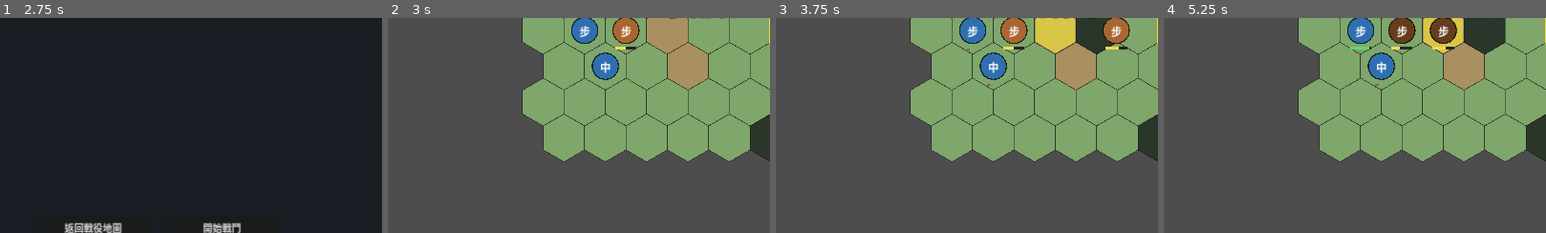
Above: before the commit, frames 1-4 (left to right).
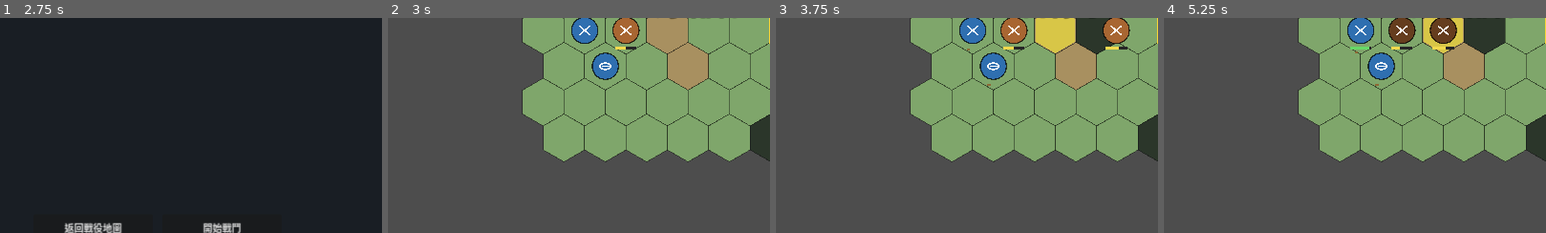
Above: after the commit, the same moments.

Repository: Fischer-Zhang/WorldWarII
Game: Godot game, scene res://scenes/main_menu.tscn
Same seed, same stepped clock (60 frames per second), same inputs: the game is played once before the commit and once after it.
Inputs:
- Up to frame 1 (2.75 s): click "戰役" at 0.5 s; click "教學戰役 0 (0/6) 從基礎操作到進階機制的短關卡序列…" at 1.25 s; click "開始選定作戰" at 2 s
- Up to frame 2 (3 s): click "開始戰鬥" at 2.75 s
- Up to frame 3 (3.75 s): click "結束 教學部隊 回合 (T1)" at 3.5 s
- Up to frame 4 (5.25 s): click "圖例 (H)" at 4.25 s; click "關閉" at 5 s
The pictures show only the part of the screen within x 0-50%, y 43-93%; the shares and areas given below are measured in that part.

Frame 1 is identical in both runs. In frame 2, 0.3% of the frame differs, in the area x 50-64%, y 3-26%; in frame 3, 0.4%; in frame 4, 0.5%, in the area x 50-75%, y 3-26%.

Commit message:
Replace CJK unit glyphs with NATO-style symbols
Unit tokens drew a single Traditional-Chinese character (步/中/砲...) in the
faction circle — illegible to most reviewers and reading as a prototype.
Replace it with NATO APP-6-flavoured symbols built entirely from primitives
(no sprite assets, language-neutral): infantry X, armour oval (plain / lined /
filled for light / medium / heavy), artillery dot, anti-armour wedge, engineer
gate, airborne wing, rocket arrow. Icon colour adapts to faction-circle
luminance so it stays legible on any faction colour.

Verified by rendering all 11 types over light and dark factions; existing
overlays (overwatch, rank, dig-in, HP bar, suppression) and the
DataLoader-generated help unit table are unaffected.

Co-Authored-By: Claude Opus 4.8 (1M context) <noreply@anthropic.com>

Diff:
--- a/scripts/units/unit.gd
+++ b/scripts/units/unit.gd
@@ -6,19 +6,10 @@
 const RADIUS := 22.0
 const HP_BAR_WIDTH := 36.0
 const HP_BAR_HEIGHT := 4.0
-const SHORT_LABELS := {
-	"infantry": "步",
-	"mg_team": "MG",
-	"at_gun": "反",
-	"light_tank": "輕",
-	"medium_tank": "中",
-	"artillery": "砲",
-	"paratrooper": "傘",
-	"engineer": "工",
-	"tank_destroyer": "殲",
-	"heavy_tank": "重",
-	"rocket_artillery": "箭",
-}
+# Unit type is drawn as a NATO-style military symbol built from primitives
+# (language-neutral, no sprite assets). See _draw_unit_icon().
+const ICON_EXTENT := 9.0
+const ICON_WIDTH := 2.6
 
 const MAX_DIG_IN := 3
 const CombatModifiers := preload("res://scripts/combat/combat_modifiers.gd")
@@ -263,13 +254,11 @@
 	draw_circle(Vector2.ZERO, RADIUS, fill_color)
 	draw_arc(Vector2.ZERO, RADIUS, 0, TAU, 32, Color(0, 0, 0, 0.7), 2.0)
 
-	# Unit-type short label
-	var label := String(SHORT_LABELS.get(type_id, "?"))
-	var font := ThemeDB.fallback_font
-	var font_size := 18
-	var text_size := font.get_string_size(label, HORIZONTAL_ALIGNMENT_CENTER, -1, font_size)
-	draw_string(font, Vector2(-text_size.x / 2.0, text_size.y / 3.0), label,
-		HORIZONTAL_ALIGNMENT_CENTER, -1, font_size, Color(1, 1, 1))
+	# Unit-type NATO-style symbol (primitives only — language-neutral, no assets).
+	# Pick a light or dark icon so it stays legible on any faction colour.
+	var icon_color := Color(1, 1, 1, 0.97) if fill_color.get_luminance() < 0.55 \
+		else Color(0.08, 0.08, 0.1, 0.95)
+	_draw_unit_icon(icon_color)
 
 	# HP bar (only if damaged)
 	if hp < max_hp:
@@ -323,6 +312,66 @@
 				false, 0.8
 			)
 
+func _draw_unit_icon(col: Color) -> void:
+	# NATO APP-6-flavoured icons, drawn inside the faction circle from primitives.
+	# Infantry = crossed X, armour = horizontal oval, artillery = filled dot,
+	# anti-armour = open wedge, engineer = gate, airborne = wing, rocket = arrow.
+	var s := ICON_EXTENT
+	match type_id:
+		"infantry":
+			_icon_infantry(s, col)
+		"mg_team":
+			_icon_infantry(s, col)
+			draw_line(Vector2(-s, 0), Vector2(s, 0), col, ICON_WIDTH)  # heavy-weapons bar
+		"paratrooper":
+			_icon_infantry(s, col)
+			draw_arc(Vector2(0, -s * 0.2), s, PI, TAU, 16, col, ICON_WIDTH)  # airborne wing
+		"light_tank":
+			_icon_armor(s, col, false)
+		"medium_tank":
+			_icon_armor(s, col, false)
+			draw_line(Vector2(-s * 0.7, 0), Vector2(s * 0.7, 0), col, ICON_WIDTH)
+		"heavy_tank":
+			_icon_armor(s, col, true)
+		"tank_destroyer":
+			_icon_armor(s, col, false)
+			_icon_wedge(s * 0.6, col)
+		"at_gun":
+			_icon_wedge(s, col)
+		"artillery":
+			draw_circle(Vector2.ZERO, s * 0.5, col)
+		"rocket_artillery":
+			draw_circle(Vector2.ZERO, s * 0.42, col)
+			draw_line(Vector2(0, -s * 0.2), Vector2(0, -s - 2.0), col, ICON_WIDTH)
+			draw_line(Vector2(0, -s - 2.0), Vector2(-3.0, -s + 1.5), col, ICON_WIDTH)
+			draw_line(Vector2(0, -s - 2.0), Vector2(3.0, -s + 1.5), col, ICON_WIDTH)
+		"engineer":
+			draw_line(Vector2(-s, s * 0.55), Vector2(-s, -s * 0.45), col, ICON_WIDTH)
+			draw_line(Vector2(-s, -s * 0.45), Vector2(s, -s * 0.45), col, ICON_WIDTH)
+			draw_line(Vector2(s, -s * 0.45), Vector2(s, s * 0.55), col, ICON_WIDTH)
+		_:
+			draw_circle(Vector2.ZERO, 3.0, col)
+
+func _icon_infantry(s: float, col: Color) -> void:
+	draw_line(Vector2(-s, -s * 0.85), Vector2(s, s * 0.85), col, ICON_WIDTH)
+	draw_line(Vector2(-s, s * 0.85), Vector2(s, -s * 0.85), col, ICON_WIDTH)
+
+func _icon_armor(s: float, col: Color, filled: bool) -> void:
+	var pts := PackedVector2Array()
+	var n := 24
+	for i in range(n + 1):
+		var a := TAU * float(i) / float(n)
+		pts.append(Vector2(cos(a) * s, sin(a) * s * 0.6))
+	if filled:
+		draw_colored_polygon(pts, col)
+	else:
+		draw_polyline(pts, col, ICON_WIDTH)
+
+func _icon_wedge(s: float, col: Color) -> void:
+	# Open chevron pointing up — anti-armour.
+	draw_line(Vector2(-s, s * 0.5), Vector2(0, -s * 0.6), col, ICON_WIDTH)
+	draw_line(Vector2(0, -s * 0.6), Vector2(s, s * 0.5), col, ICON_WIDTH)
+
 func _hp_color(pct: float) -> Color:
 	if pct > 0.6:
 		return Color(0.4, 0.85, 0.4)
